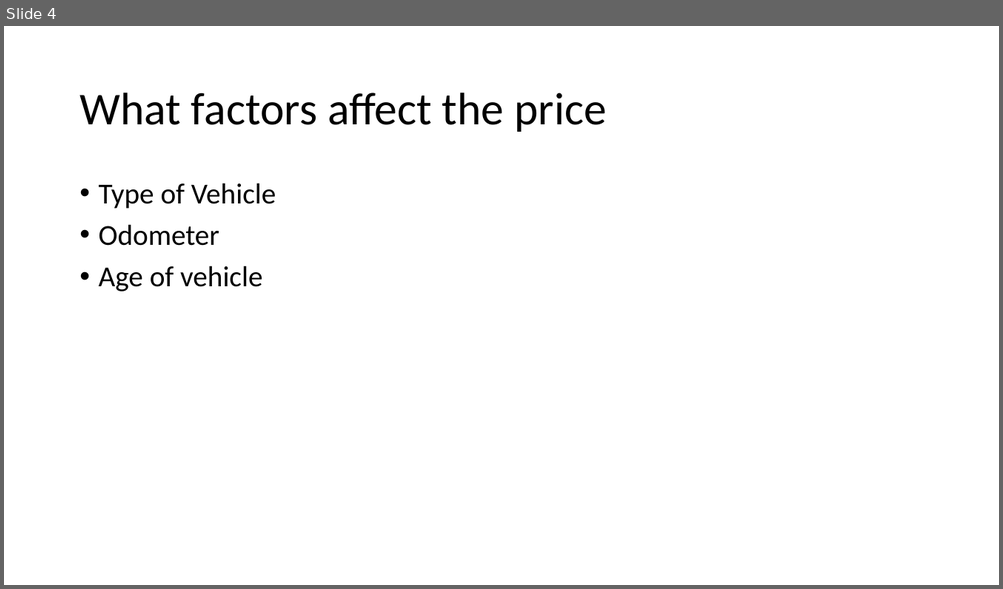
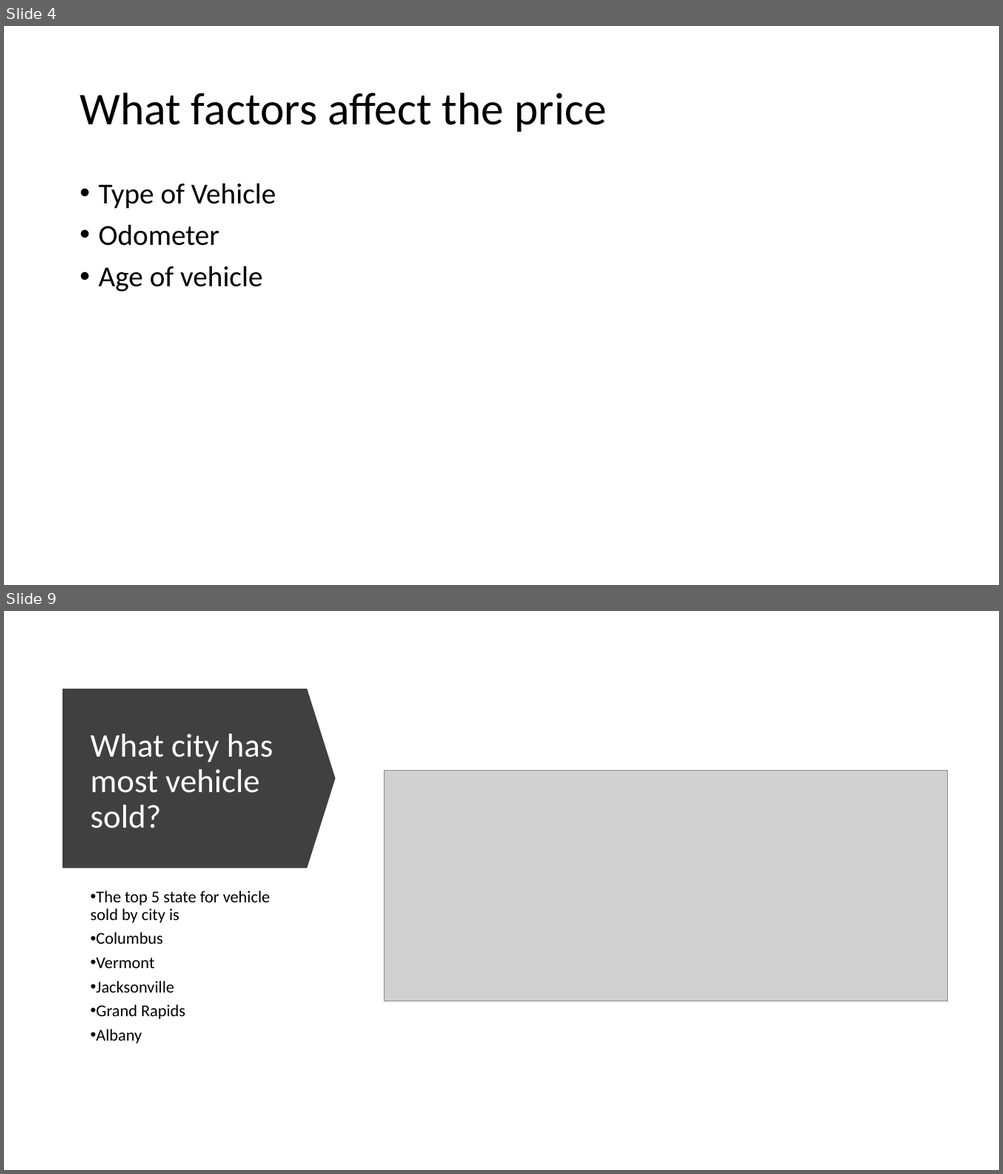
Before and after one commit to kwanjeff/DataTrack, a slide deck: Capstone 3/FinalPresentation_UsedCar_Jeff_Kwan.pptx. Shown one above the other, each under a label of ours: slide 4 before the commit, slides 4 and 9 after it; the slides between them are not shown. The pictures are 1003x589 and 1003x1174 pixels, drawn with LibreOffice and Linux fonts; fonts in the diff are those of the drawing; grey boxes stand for pictures. Boxes give left, top, right and bottom in pixels: in the first picture for what was removed or moved away, otherwise in the second. Text is boxed around its words. In the diff, an @@ line names an element or a change of style, - is before the commit and + after.

```diff
--- a/Capstone 3/FinalPresentation_UsedCar_Jeff_Kwan.pptx
+++ b/Capstone 3/FinalPresentation_UsedCar_Jeff_Kwan.pptx
@@ slide 9 added at (4,611,999,1170), background #FFFFFF @@
@@ down arrow added at (62,689,336,869), fill #404040 @@
@@ title added at (91,734,273,829), 32 pt, text #FFFFFF @@
+What city has most vehicle sold?
@@ picture added at (384,770,948,1001) @@
@@ text added at (91,891,270,1044), 16 pt, text #000000 @@
+• The top 5 state for vehicle sold by city is
+• Columbus
+• Vermont
+• Jacksonville
+• Grand Rapids
+• Albany
```
Also in this commit, not shown: 1 slide changed, 5 other slides added, 5 slides removed.
